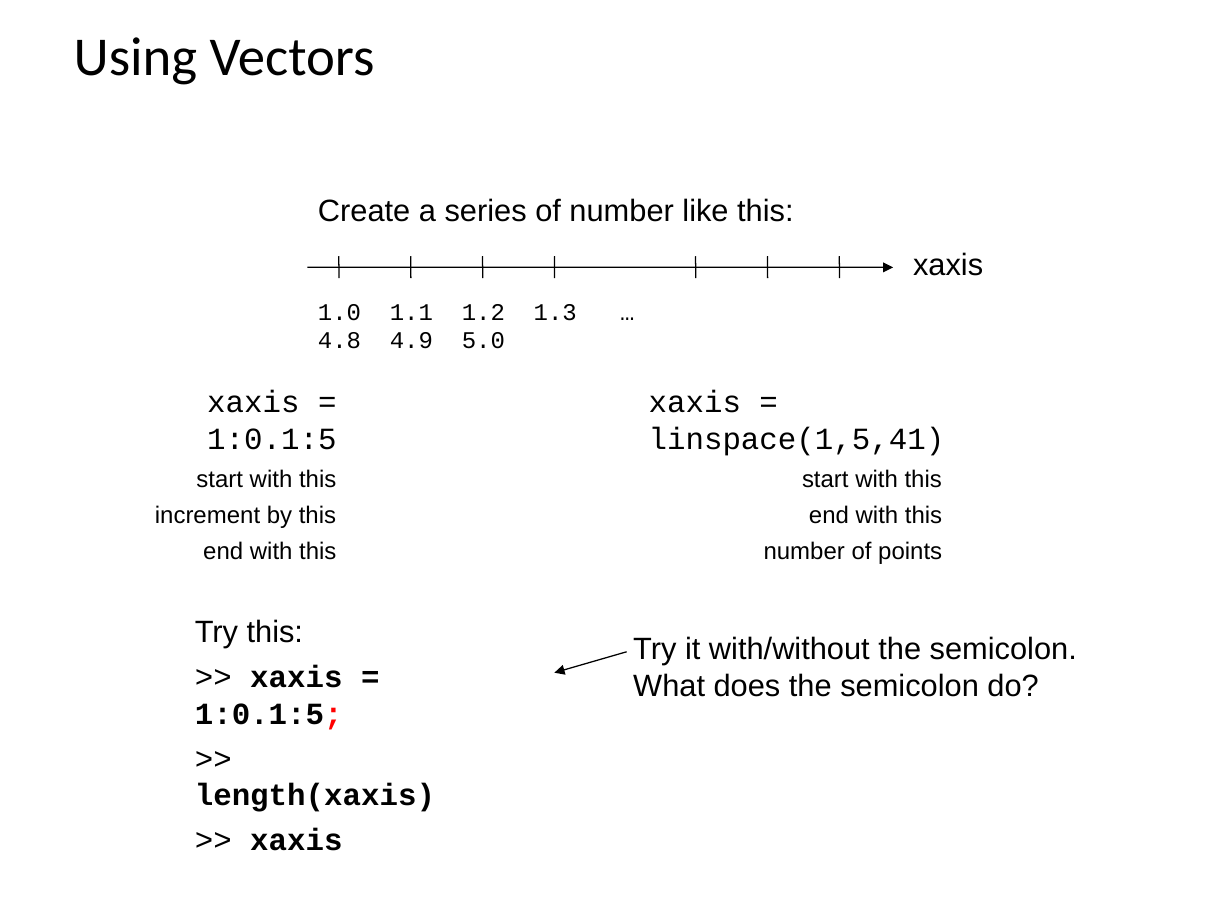
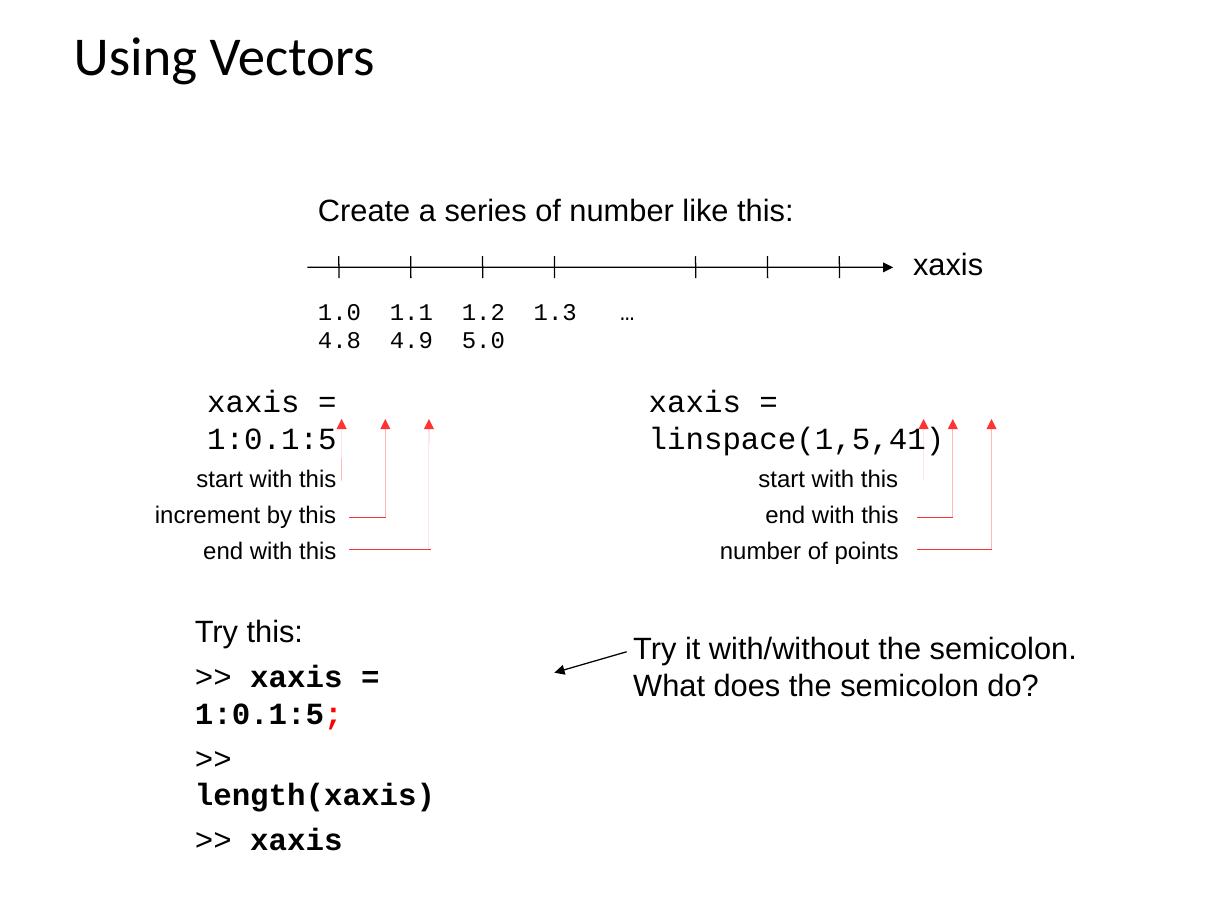
Before and after one commit to codedsk/ncnsoftwarebootcamp, a slide deck: slide 5 of materials/4 - Intro to MATLAB.odp. Drawn at 1232x924 pixels with LibreOffice and Linux fonts; fonts in the diff are those of the drawing; background and template pictures are left out. Boxes give left, top, right and bottom in pixels: in the first picture for what was removed or moved away, otherwise in the second. Text is boxed around its words. In the diff, an @@ line names an element or a change of style, - is before the commit and + after.

```diff
--- a/materials/4 - Intro to MATLAB.odp
+++ b/materials/4 - Intro to MATLAB.odp
@@ elbow line moved from (1058, 436) - (955, 549) to (1058, 436) - (910, 549) @@
@@ elbow line moved from (1013, 436) - (955, 514) to (1013, 436) - (910, 514) @@
@@ elbow line moved from (975, 435) - (955, 478) to (975, 435) - (910, 478) @@
@@ group added at (x1=341, y1=419, x2=430, y2=549): 3 arrows, 2 lines @@
@@ 3 texts moved together from (x1=764, y1=469, x2=942, y2=564) to (x1=720, y1=469, x2=899, y2=564) @@
@@ group added at (x1=917, y1=419, x2=992, y2=549): 3 arrows, 2 lines @@
```
Also in this commit, not shown: 2 other slides changed, 6 other files.
